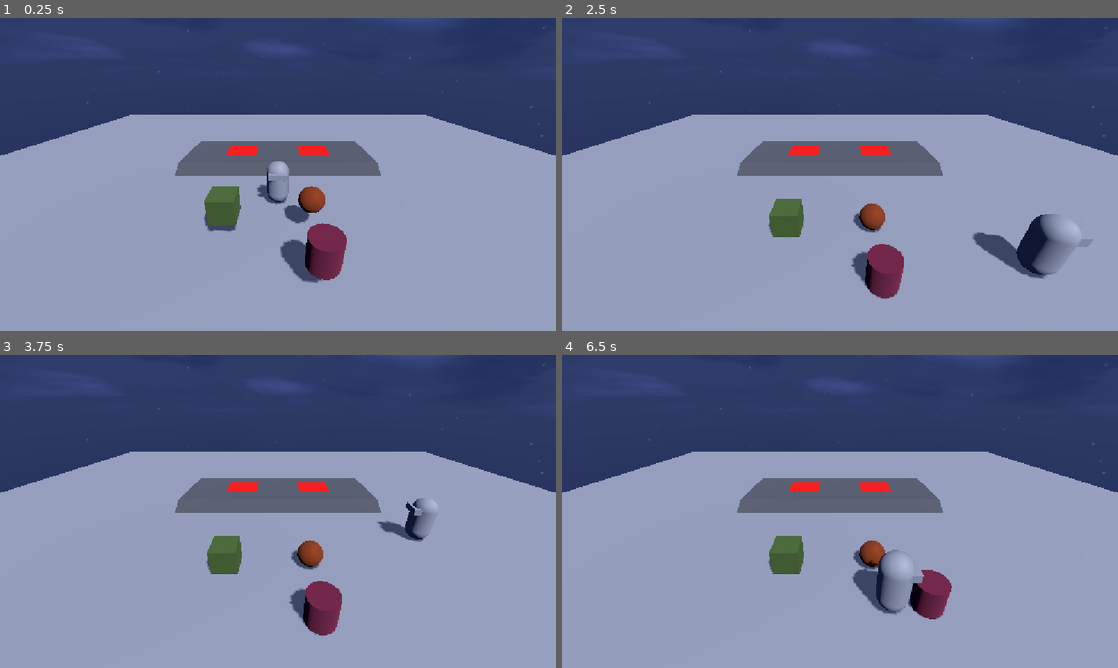
Above: before the commit, frames 1-4 (two rows, left to right).
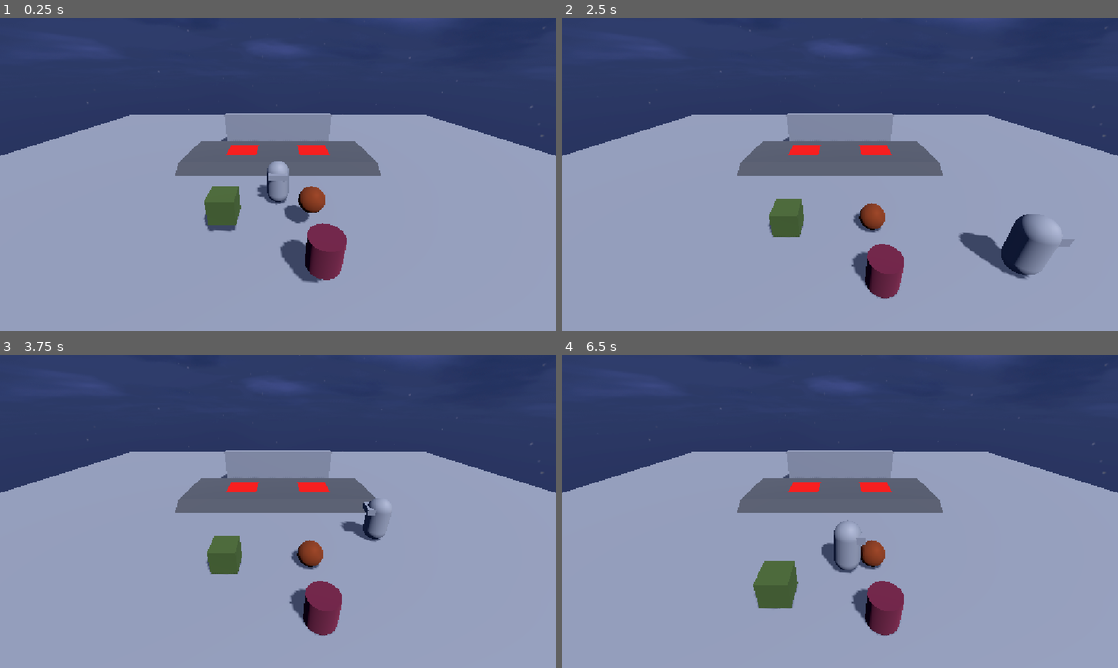
Above: after the commit, the same moments.

Repository: theanaverwaerde/kenney-jam-2026
Game: Godot game, scene res://scenes/test_scene.tscn
Two runs of this game, one before a commit and one after it. Both use one fixed random seed, a clock stepped at 60 frames per second and the inputs below.
Inputs:
- Up to frame 1 (0.25 s): no input
- Up to frame 2 (2.5 s): hold D (right) 0.53-1.28 s; tap E (action) at 0.6, 1.35, 2.1 s; hold S (down) 1.28-2.03 s; hold D (right) from 2.03 s (still down)
- Up to frame 3 (3.75 s): release D (right) at 2.78 s; hold W (up) 2.78-3.53 s; tap E (action) at 2.85, 3.6 s; hold A (left) from 3.53 s (still down)
- Up to frame 4 (6.5 s): tap E (action) at 4.35, 5.1, 5.85 s; release A (left) at 5.03 s; hold S (down) 5.03-5.78 s; hold D (right) from 5.78 s (still down)

The runs differ from the first frame. In frame 1, 1.7% of the frame differs, in the area x 39-60%, y 30-40%; in frame 2, 4.0%; in frame 3, 2.8%; in frame 4, 6.2%, in the area x 34-71%, y 30-90%.

Commit message:
add temp end

Diff:
--- a/scenes/final_door.gd
+++ /dev/null
@@ -1,22 +0,0 @@
-extends Node3D
-
-@export var scales: Array[Scale]
-
-@export var wanted_mass: float
-
-func _ready() -> void:
-	for s in scales:
-		s.submit_mass.connect(_on_submit_mass)
-
-func _on_submit_mass() -> void:
-	for s in scales:
-		if not s.submited_obj or s.submited_obj.mass != wanted_mass:
-			return
-
-	win()
-
-func win() -> void:
-	print("win")
-
-	for s in scales:
-		s.lock = true
--- a/scenes/test_scene.tscn
+++ b/scenes/test_scene.tscn
@@ -2,40 +2,8 @@
 
 [ext_resource type="Script" uid="uid://bs4tnpepha7qa" path="res://scripts/player.gd" id="1_j8ivh"]
 [ext_resource type="Texture2D" uid="uid://b6eg3f7ijkx5r" path="res://skybox-night.png" id="2_nd71p"]
-[ext_resource type="Script" uid="uid://b1ubcp7ck17al" path="res://scenes/scale.gd" id="3_nd71p"]
-[ext_resource type="Script" uid="uid://408dcmjuclyb" path="res://scenes/final_door.gd" id="4_7ddre"]
-
-[sub_resource type="CapsuleMesh" id="CapsuleMesh_m6kt4"]
-
-[sub_resource type="CapsuleShape3D" id="CapsuleShape3D_p8lkw"]
-
-[sub_resource type="BoxMesh" id="BoxMesh_m6kt4"]
-size = Vector3(0.80566406, 0.2685547, 0.5546875)
-
-[sub_resource type="WorldBoundaryShape3D" id="WorldBoundaryShape3D_p8lkw"]
-
-[sub_resource type="PlaneMesh" id="PlaneMesh_m6kt4"]
-size = Vector2(40, 40)
-
-[sub_resource type="BoxShape3D" id="BoxShape3D_vb667"]
-size = Vector3(12.148682, 1, 1)
-
-[sub_resource type="StandardMaterial3D" id="StandardMaterial3D_j8ivh"]
-albedo_color = Color(0.3180198, 0.31801978, 0.31801975, 1)
-
-[sub_resource type="BoxMesh" id="BoxMesh_rjpwp"]
-material = SubResource("StandardMaterial3D_j8ivh")
-size = Vector3(12.126709, 1, 1)
-
-[sub_resource type="BoxShape3D" id="BoxShape3D_j8ivh"]
-size = Vector3(12.19751, 1, 4.0343018)
-
-[sub_resource type="StandardMaterial3D" id="StandardMaterial3D_wtsjf"]
-albedo_color = Color(0.3180198, 0.31801978, 0.31801975, 1)
-
-[sub_resource type="BoxMesh" id="BoxMesh_nd71p"]
-material = SubResource("StandardMaterial3D_wtsjf")
-size = Vector3(12.121094, 1, 4.0717773)
+[ext_resource type="Script" uid="uid://b1ubcp7ck17al" path="res://scripts/scale.gd" id="3_7ddre"]
+[ext_resource type="Script" uid="uid://408dcmjuclyb" path="res://scripts/final_door.gd" id="4_qjeyg"]
 
 [sub_resource type="PanoramaSkyMaterial" id="PanoramaSkyMaterial_vb667"]
 panorama = ExtResource("2_nd71p")
@@ -50,6 +18,47 @@
 ambient_light_color = Color(0.20009026, 0.22529033, 0.37522772, 1)
 reflected_light_source = 2
 
+[sub_resource type="CapsuleMesh" id="CapsuleMesh_m6kt4"]
+
+[sub_resource type="CapsuleShape3D" id="CapsuleShape3D_p8lkw"]
+
+[sub_resource type="BoxMesh" id="BoxMesh_m6kt4"]
+size = Vector3(0.80566406, 0.2685547, 0.5546875)
+
+[sub_resource type="WorldBoundaryShape3D" id="WorldBoundaryShape3D_p8lkw"]
+
+[sub_resource type="WorldBoundaryShape3D" id="WorldBoundaryShape3D_7ddre"]
+plane = Plane(-1, 0, 0, 0)
+
+[sub_resource type="WorldBoundaryShape3D" id="WorldBoundaryShape3D_qjeyg"]
+plane = Plane(1, 0, 0, 0)
+
+[sub_resource type="WorldBoundaryShape3D" id="WorldBoundaryShape3D_3qnke"]
+plane = Plane(0, 0, 1, 0)
+
+[sub_resource type="PlaneMesh" id="PlaneMesh_m6kt4"]
+size = Vector2(40, 40)
+
+[sub_resource type="BoxShape3D" id="BoxShape3D_vb667"]
+size = Vector3(12.148682, 1, 1)
+
+[sub_resource type="StandardMaterial3D" id="StandardMaterial3D_j8ivh"]
+albedo_color = Color(0.3180198, 0.31801978, 0.31801975, 1)
+
+[sub_resource type="BoxMesh" id="BoxMesh_rjpwp"]
+material = SubResource("StandardMaterial3D_j8ivh")
+size = Vector3(12.126709, 1, 1)
+
+[sub_resource type="BoxShape3D" id="BoxShape3D_j8ivh"]
+size = Vector3(12.19751, 1, 4.0343018)
+
+[sub_resource type="StandardMaterial3D" id="StandardMaterial3D_wtsjf"]
+albedo_color = Color(0.3180198, 0.31801978, 0.31801975, 1)
+
+[sub_resource type="BoxMesh" id="BoxMesh_nd71p"]
+material = SubResource("StandardMaterial3D_wtsjf")
+size = Vector3(12.121094, 1, 4.0717773)
+
 [sub_resource type="SphereShape3D" id="SphereShape3D_m6kt4"]
 
 [sub_resource type="StandardMaterial3D" id="StandardMaterial3D_qjeyg"]
@@ -90,7 +99,87 @@
 size = Vector2(2, 2)
 orientation = 1
 
+[sub_resource type="Animation" id="Animation_7ddre"]
+length = 0.001
+tracks/0/type = "bezier"
+tracks/0/imported = false
+tracks/0/enabled = true
+tracks/0/path = NodePath("WallLeft:position:x")
+tracks/0/interp = 1
+tracks/0/loop_wrap = true
+tracks/0/keys = {
+"handle_modes": PackedInt32Array(0),
+"points": PackedFloat32Array(0, -0.25, 0, 0.25, 0),
+"times": PackedFloat32Array(0)
+}
+tracks/1/type = "bezier"
+tracks/1/imported = false
+tracks/1/enabled = true
+tracks/1/path = NodePath("WallRight:position:x")
+tracks/1/interp = 1
+tracks/1/loop_wrap = true
+tracks/1/keys = {
+"handle_modes": PackedInt32Array(0),
+"points": PackedFloat32Array(0, -0.25, 0, 0.25, 0),
+"times": PackedFloat32Array(0)
+}
+
+[sub_resource type="Animation" id="Animation_qjeyg"]
+resource_name = "door-opening"
+length = 2.0
+tracks/0/type = "bezier"
+tracks/0/imported = false
+tracks/0/enabled = true
+tracks/0/path = NodePath("WallLeft:position:x")
+tracks/0/interp = 1
+tracks/0/loop_wrap = true
+tracks/0/keys = {
+"handle_modes": PackedInt32Array(2, 2),
+"points": PackedFloat32Array(0, 0, 0, 0.5, 0, 2, -1, 0, 0, 0),
+"times": PackedFloat32Array(0, 2)
+}
+tracks/1/type = "bezier"
+tracks/1/imported = false
+tracks/1/enabled = true
+tracks/1/path = NodePath("WallRight:position:x")
+tracks/1/interp = 1
+tracks/1/loop_wrap = true
+tracks/1/keys = {
+"handle_modes": PackedInt32Array(2, 2),
+"points": PackedFloat32Array(0, 0, 0, 0.5, 0, -2, -1, 0, 0, 0),
+"times": PackedFloat32Array(0, 2)
+}
+
+[sub_resource type="AnimationLibrary" id="AnimationLibrary_3qnke"]
+_data = {
+&"RESET": SubResource("Animation_7ddre"),
+&"door-opening": SubResource("Animation_qjeyg")
+}
+
+[sub_resource type="WorldBoundaryShape3D" id="WorldBoundaryShape3D_vb667"]
+plane = Plane(0, 0, -1, 0)
+
+[sub_resource type="BoxShape3D" id="BoxShape3D_u71n4"]
+size = Vector3(50, 10, 2)
+
+[sub_resource type="BoxMesh" id="BoxMesh_vb667"]
+size = Vector3(4, 2, 1)
+
+[sub_resource type="WorldBoundaryShape3D" id="WorldBoundaryShape3D_m6kt4"]
+plane = Plane(0, 0, -1, 0)
+
 [node name="Core" type="Node" unique_id=1572341072]
+
+[node name="WorldEnvironment" type="WorldEnvironment" parent="." unique_id=1860291300]
+environment = SubResource("Environment_m6kt4")
+
+[node name="DirectionalLight3D" type="DirectionalLight3D" parent="." unique_id=178175533]
+transform = Transform3D(0.9417737, 0.09592211, -0.32227513, 0.3210557, -0.5413597, 0.77707976, -0.09992764, -0.8353015, -0.54063475, 0, 5.605518, 0)
+shadow_enabled = true
+shadow_opacity = 0.9
+
+[node name="Camera3D" type="Camera3D" parent="." unique_id=1272752681]
+transform = Transform3D(-1, 4.016067e-08, -7.765219e-08, 0, 0.8882375, 0.45938453, 8.742278e-08, 0.45938453, -0.8882375, 4.7683716e-07, 5.554371, -8.086781)
 
 [node name="Player" type="CharacterBody3D" parent="." unique_id=522453174]
 unique_name_in_owner = true
@@ -118,43 +207,44 @@
 hit_from_inside = true
 collide_with_areas = true
 
-[node name="StaticBody3D" type="StaticBody3D" parent="." unique_id=219141020]
-
-[node name="CollisionShape3D" type="CollisionShape3D" parent="StaticBody3D" unique_id=2119034288]
+[node name="GlobalCollisions" type="StaticBody3D" parent="." unique_id=219141020]
+
+[node name="CollisionShape3D" type="CollisionShape3D" parent="GlobalCollisions" unique_id=2119034288]
 shape = SubResource("WorldBoundaryShape3D_p8lkw")
 
-[node name="MeshInstance3D" type="MeshInstance3D" parent="StaticBody3D" unique_id=648696298]
+[node name="CollisionShape3D2" type="CollisionShape3D" parent="GlobalCollisions" unique_id=390650203]
+transform = Transform3D(1, 0, 0, 0, 1, 0, 0, 0, 1, 6, 0, 0)
+shape = SubResource("WorldBoundaryShape3D_7ddre")
+
+[node name="CollisionShape3D3" type="CollisionShape3D" parent="GlobalCollisions" unique_id=1031711804]
+transform = Transform3D(1, 0, 0, 0, 1, 0, 0, 0, 1, -6, 0, 0)
+shape = SubResource("WorldBoundaryShape3D_qjeyg")
+
+[node name="CollisionShape3D4" type="CollisionShape3D" parent="GlobalCollisions" unique_id=1854850334]
+transform = Transform3D(1, 0, 0, 0, 1, 0, 0, 0, 1, 0, 0, -5.6)
+shape = SubResource("WorldBoundaryShape3D_3qnke")
+
+[node name="MeshInstance3D" type="MeshInstance3D" parent="GlobalCollisions" unique_id=648696298]
 mesh = SubResource("PlaneMesh_m6kt4")
 
-[node name="StaticBody3D2" type="StaticBody3D" parent="." unique_id=230505164]
+[node name="Step" type="StaticBody3D" parent="." unique_id=230505164]
 transform = Transform3D(1, 0, 0, 0, 1, 0, 0, 0, 1, 0, 0, 3.166953)
 
-[node name="CollisionShape3D" type="CollisionShape3D" parent="StaticBody3D2" unique_id=874078162]
+[node name="CollisionShape3D" type="CollisionShape3D" parent="Step" unique_id=874078162]
 transform = Transform3D(1, 0, 0, 0, 0.8660254, 0.5, 0, -0.5, 0.8660254, 0, -0.1832065, 0.004820347)
 shape = SubResource("BoxShape3D_vb667")
 
-[node name="MeshInstance3D" type="MeshInstance3D" parent="StaticBody3D2" unique_id=1665966859]
+[node name="MeshInstance3D" type="MeshInstance3D" parent="Step" unique_id=1665966859]
 transform = Transform3D(1, 0, 0, 0, 0.8660254, 0.5, 0, -0.5, 0.8660254, 0, -0.1832065, 0.004820347)
 mesh = SubResource("BoxMesh_rjpwp")
 
-[node name="CollisionShape3D2" type="CollisionShape3D" parent="StaticBody3D2" unique_id=1152731777]
+[node name="CollisionShape3D2" type="CollisionShape3D" parent="Step" unique_id=1152731777]
 transform = Transform3D(1, 0, 0, 0, 1, 0, 0, 0, 1, 0, 0, 2.2042217)
 shape = SubResource("BoxShape3D_j8ivh")
 
-[node name="MeshInstance3D2" type="MeshInstance3D" parent="StaticBody3D2" unique_id=2003254781]
+[node name="MeshInstance3D2" type="MeshInstance3D" parent="Step" unique_id=2003254781]
 transform = Transform3D(1, 0, 0, 0, 1, 0, 0, 0, 1, 0, 0, 2.2229595)
 mesh = SubResource("BoxMesh_nd71p")
-
-[node name="WorldEnvironment" type="WorldEnvironment" parent="." unique_id=1860291300]
-environment = SubResource("Environment_m6kt4")
-
-[node name="Camera3D" type="Camera3D" parent="." unique_id=1272752681]
-transform = Transform3D(-1, 4.016067e-08, -7.765219e-08, 0, 0.8882375, 0.45938453, 8.742278e-08, 0.45938453, -0.8882375, 4.7683716e-07, 5.554371, -8.086781)
-
-[node name="DirectionalLight3D" type="DirectionalLight3D" parent="." unique_id=178175533]
-transform = Transform3D(0.9417737, 0.09592212, -0.32227513, 0.3210557, -0.5413597, 0.7770797, -0.09992764, -0.8353015, -0.5406347, 0, 5.605518, 0)
-shadow_enabled = true
-shadow_opacity = 0.9
 
 [node name="Items" type="Node" parent="." unique_id=1802548300]
 
@@ -204,7 +294,7 @@
 transform = Transform3D(1, 0, 0, 0, 1, 0, 0, 0, 1, 2.4172, 0.5708443, 5.3566456)
 collision_layer = 32
 collision_mask = 8
-script = ExtResource("3_nd71p")
+script = ExtResource("3_7ddre")
 metadata/_edit_group_ = true
 
 [node name="CollisionShape3D" type="CollisionShape3D" parent="Scale/ScaleLeft" unique_id=1817048686]
@@ -217,7 +307,7 @@
 transform = Transform3D(1, 0, 0, 0, 1, 0, 0, 0, 1, -2.417, 0.571, 5.357)
 collision_layer = 32
 collision_mask = 8
-script = ExtResource("3_nd71p")
+script = ExtResource("3_7ddre")
 metadata/_edit_group_ = true
 
 [node name="CollisionShape3D" type="CollisionShape3D" parent="Scale/ScaleRight" unique_id=464311499]
@@ -227,6 +317,46 @@
 mesh = SubResource("QuadMesh_m6kt4")
 
 [node name="FinalDoor" type="Node3D" parent="." unique_id=11525330 node_paths=PackedStringArray("scales")]
-script = ExtResource("4_7ddre")
+transform = Transform3D(1, 0, 0, 0, 1, 0, 0, 0, 1, 0, 0, 7.4311543)
+script = ExtResource("4_qjeyg")
 scales = [NodePath("../Scale/ScaleLeft"), NodePath("../Scale/ScaleRight")]
 wanted_mass = 100.0
+
+[node name="AnimationPlayer" type="AnimationPlayer" parent="FinalDoor" unique_id=769911705]
+libraries/ = SubResource("AnimationLibrary_3qnke")
+
+[node name="WorldWall" type="StaticBody3D" parent="FinalDoor" unique_id=478523514]
+
+[node name="CollisionShape3D" type="CollisionShape3D" parent="FinalDoor/WorldWall" unique_id=75010491]
+shape = SubResource("WorldBoundaryShape3D_vb667")
+
+[node name="WallLeft" type="StaticBody3D" parent="FinalDoor" unique_id=98993044]
+
+[node name="CollisionShape3D" type="CollisionShape3D" parent="FinalDoor/WallLeft" unique_id=702033002]
+transform = Transform3D(1, 0, 0, 0, 1, 0, 0, 0, 1, 24.994324, 4.972726, 0.9845276)
+shape = SubResource("BoxShape3D_u71n4")
+disabled = true
+
+[node name="MeshInstance3D" type="MeshInstance3D" parent="FinalDoor/WallLeft" unique_id=1180455729]
+transform = Transform3D(1, 0, 0, 0, 1, 0, 0, 0, 1, 2, 1.5, 0.5)
+mesh = SubResource("BoxMesh_vb667")
+
+[node name="WallRight" type="StaticBody3D" parent="FinalDoor" unique_id=1546306647]
+
+[node name="CollisionShape3D" type="CollisionShape3D" parent="FinalDoor/WallRight" unique_id=642559241]
+transform = Transform3D(1, 0, 0, 0, 1, 0, 0, 0, 1, -25, 5, 1)
+shape = SubResource("BoxShape3D_u71n4")
+disabled = true
+
+[node name="MeshInstance3D2" type="MeshInstance3D" parent="FinalDoor/WallRight" unique_id=877920114]
+transform = Transform3D(1, 0, 0, 0, 1, 0, 0, 0, 1, -2, 1.5, 0.5)
+mesh = SubResource("BoxMesh_vb667")
+
+[node name="FinishArea" type="Area3D" parent="FinalDoor" unique_id=120373563]
+collision_mask = 2
+
+[node name="CollisionShape3D" type="CollisionShape3D" parent="FinalDoor/FinishArea" unique_id=2105811900]
+transform = Transform3D(1, 0, 0, 0, 1, 0, 0, 0, 1, 0, 0, 0.5)
+shape = SubResource("WorldBoundaryShape3D_m6kt4")
+disabled = true
+debug_color = Color(0, 0.6, 0, 0.41960785)
--- /dev/null
+++ b/scripts/final_door.gd
@@ -0,0 +1,40 @@
+extends Node3D
+
+@export var scales: Array[Scale]
+@export var wanted_mass: float
+
+@onready var finish_area: Area3D = $FinishArea
+
+@onready var world_wall: StaticBody3D = $WorldWall
+@onready var wall_left: StaticBody3D = $WallLeft
+@onready var wall_right: StaticBody3D = $WallRight
+
+@onready var animation_player: AnimationPlayer = $AnimationPlayer
+
+func _ready() -> void:
+	for s in scales:
+		s.submit_mass.connect(_on_submit_mass)
+
+	finish_area.body_entered.connect(_finish)
+
+func _on_submit_mass() -> void:
+	for s in scales:
+		if not s.submited_obj or s.submited_obj.mass != wanted_mass:
+			return
+
+	win()
+
+func win() -> void:
+	for s in scales:
+		s.lock = true
+
+	world_wall.get_node("CollisionShape3D").disabled = true
+
+	wall_left.get_node("CollisionShape3D").disabled = false
+	wall_right.get_node("CollisionShape3D").disabled = false
+	finish_area.get_node("CollisionShape3D").disabled = false
+
+	animation_player.play("door-opening")
+
+func _finish(_body: Node3D) -> void:
+	get_tree().reload_current_scene()
Renamed: scenes/final_door.gd.uid -> scripts/final_door.gd.uid
Renamed: scenes/scale.gd -> scripts/scale.gd
Renamed: scenes/scale.gd.uid -> scripts/scale.gd.uid
